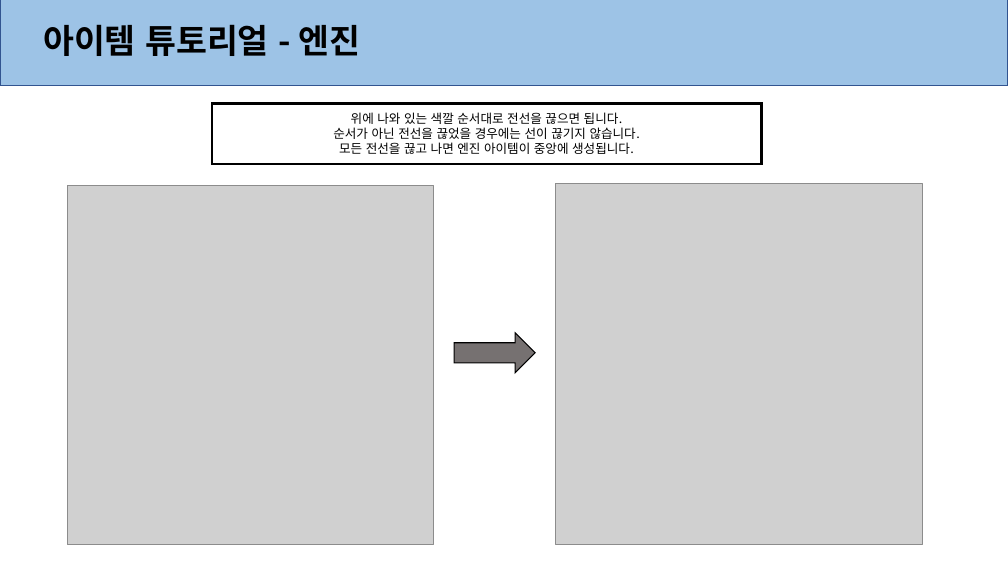
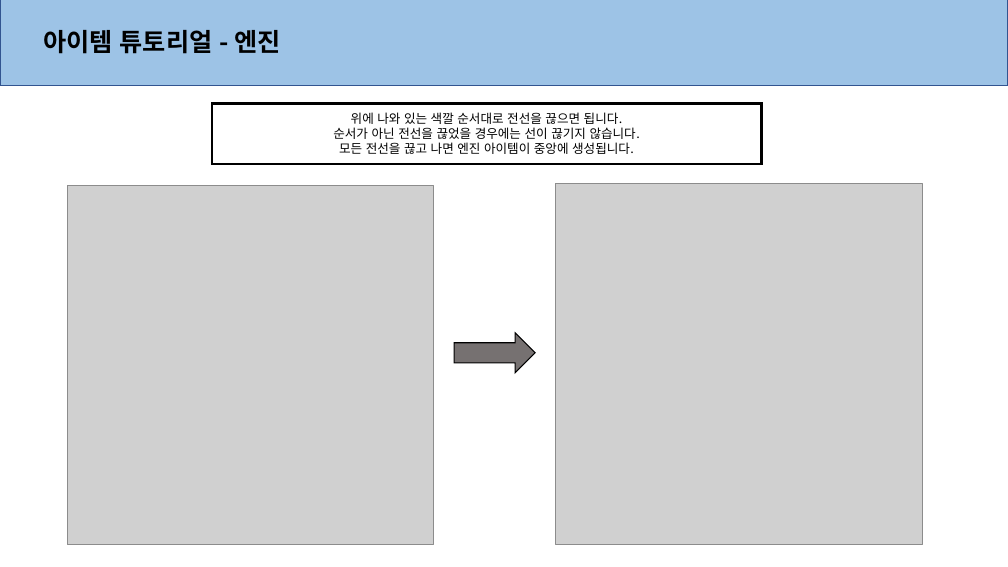
Before and after one commit to anglik0370/EscapeIsland, a slide deck: slide 8 of _Prototype/Document/System/미션 튜토리얼.pptx. Drawn at 1008x567 pixels with LibreOffice and Linux fonts; fonts in the diff are those of the drawing; grey boxes stand for pictures. Boxes give left, top, right and bottom in pixels: in the first picture for what was removed or moved away, otherwise in the second. Text is boxed around its words. In the diff, an @@ line names an element or a change of style, - is before the commit and + after.

```diff
--- a/_Prototype/Document/System/미션 튜토리얼.pptx
+++ b/_Prototype/Document/System/미션 튜토리얼.pptx
@@ title "아이템 튜토리얼 - 엔진" at (43,30,281,54): size 32 to 24 pt @@
```
Also in this commit, not shown: 3 other files.
